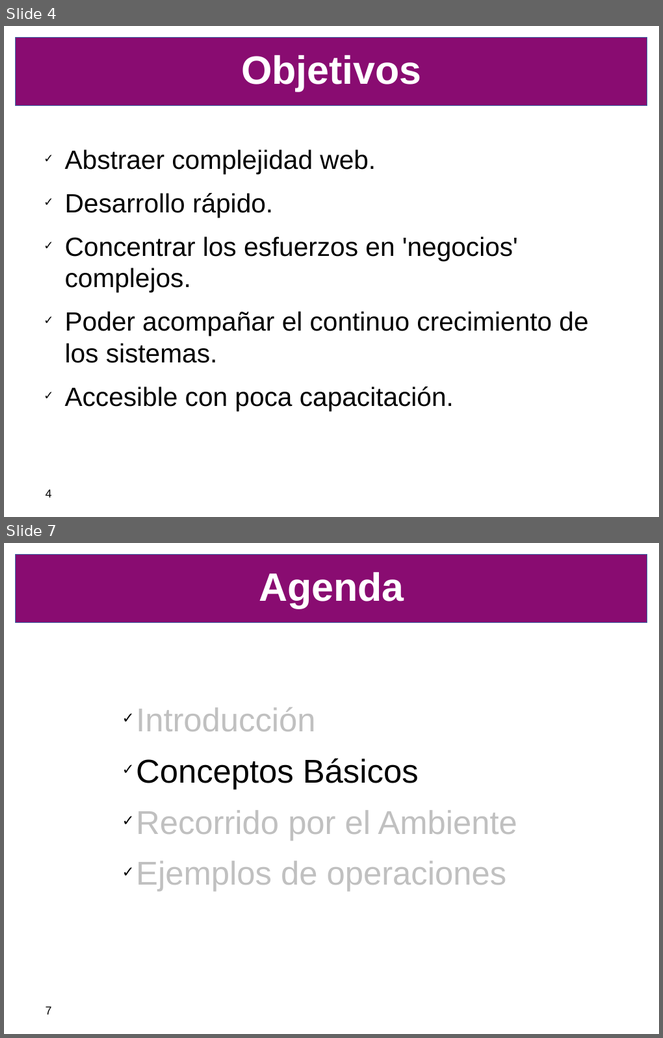
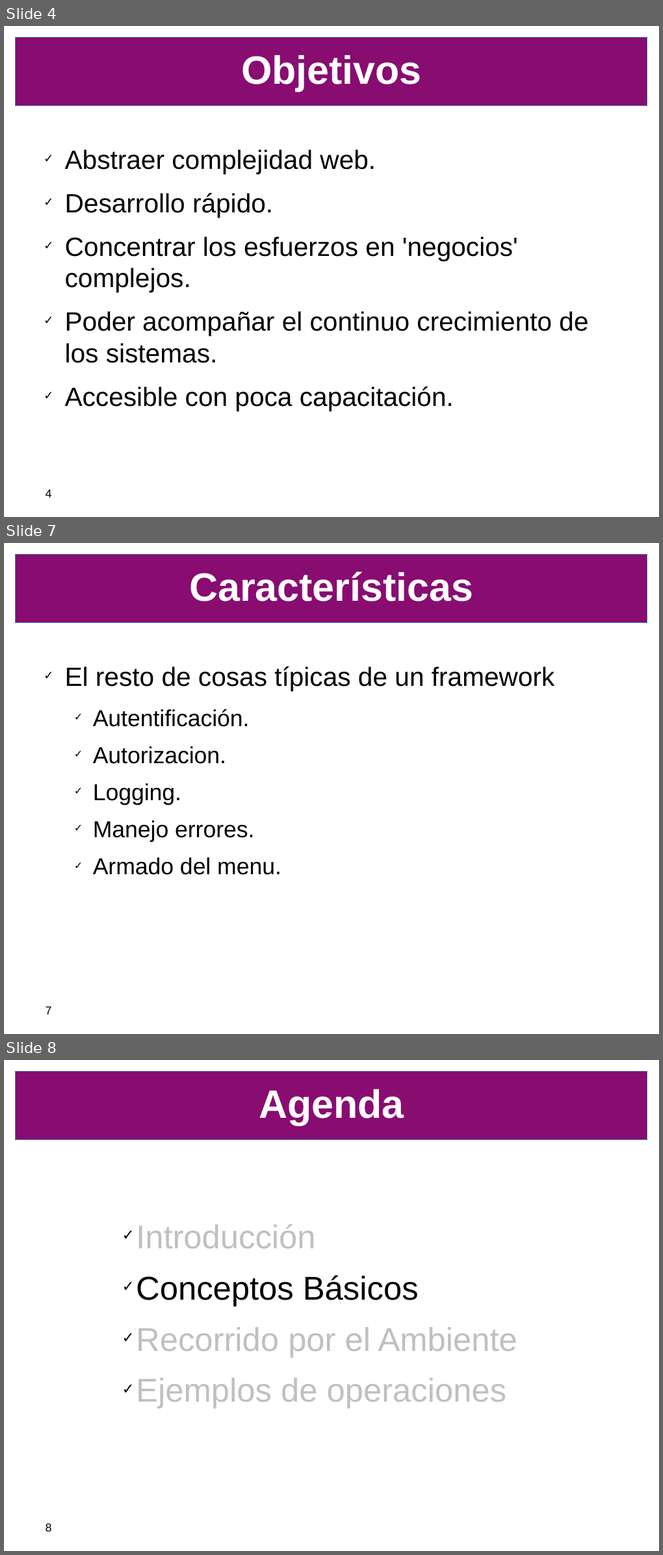
Before and after one commit to SIU-Toba/framework, a slide deck: doc/presentacion/CafeConf2006.odp. Shown one above the other, each under a label of ours: slides 4 and 7 before the commit, slides 4, 7 and 8 after it; the slides between them are not shown. The pictures are 663x1038 and 663x1555 pixels, drawn with LibreOffice and Linux fonts; fonts in the diff are those of the drawing; background and template pictures are left out. Boxes give left, top, right and bottom in pixels: in the first picture for what was removed or moved away, otherwise in the second. Text is boxed around its words. In the diff, an @@ line names an element or a change of style, - is before the commit and + after.

```diff
--- a/doc/presentacion/CafeConf2006.odp
+++ b/doc/presentacion/CafeConf2006.odp
@@ slide 7 added at bbox=[4, 543, 659, 1034], background #FFFFFF; not listed: 1 template element that a slide beside it also shows @@
@@ title added at bbox=[189, 572, 473, 601], 48 pt, text #FFFFFF, bold @@
+Características
@@ text added at bbox=[65, 667, 555, 875], 28 pt, text #000000 @@
+✓ El resto de cosas típicas de un framework
+  ✓ Autentificación.
+  ✓ Autorizacion.
+  ✓ Logging.
+  ✓ Manejo errores.
+  ✓ Armado del menu.
@@ page number added at bbox=[46, 1006, 52, 1015], 14 pt, text #000000 @@
+7
@@ what was slide 7 is now slide 8 @@
@@ page number at bbox=[46, 1523, 52, 1532]: text changed @@
-7
+8
```
Also in this commit, not shown: 9 slides changed.
